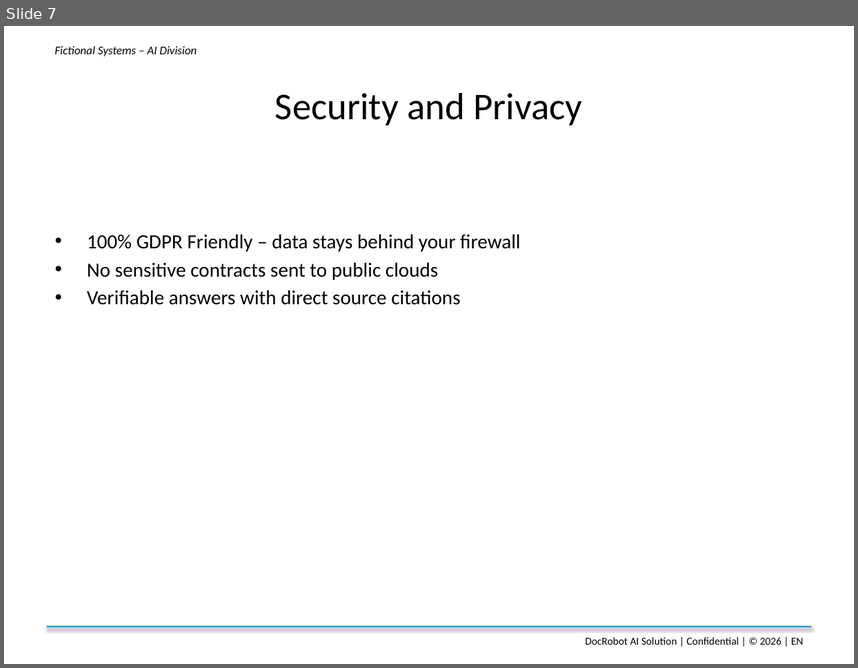
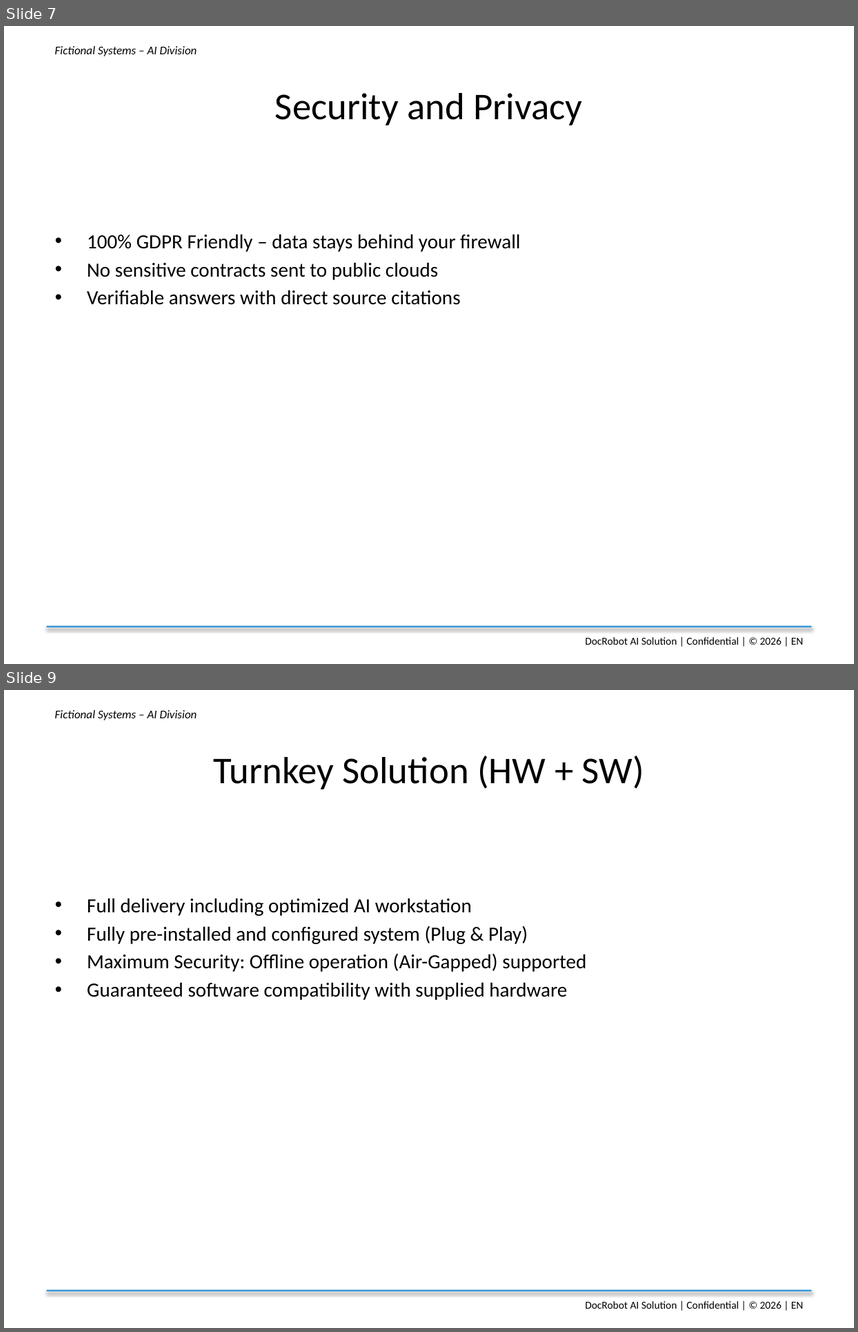
Before and after one commit to hrivnak/fictionalsystems, a slide deck: docs/DocRobot_Presentation_EN.pptx. Shown one above the other, each under a label of ours: slide 7 before the commit, slides 7 and 9 after it; the slides between them are not shown. The pictures are 858x668 and 858x1332 pixels, drawn with LibreOffice and Linux fonts; fonts in the diff are those of the drawing. Boxes give left, top, right and bottom in pixels: in the first picture for what was removed or moved away, otherwise in the second. Text is boxed around its words. In the diff, an @@ line names an element or a change of style, - is before the commit and + after.

Commit message:
FictionalSystems v01.04-r Added "TurnKey solution HW + SW and HW specification"

```diff
--- a/docs/DocRobot_Presentation_EN.pptx
+++ b/docs/DocRobot_Presentation_EN.pptx
@@ slide 9 added at [4, 690, 854, 1328], background #FFFFFF @@
@@ text added at [55, 710, 197, 720], 10 pt, text #000000, italic @@
+Fictional Systems – AI Division
@@ title added at [213, 756, 644, 789], 32 pt, text #000000 @@
+Turnkey Solution (HW + SW)
@@ text added at [87, 898, 586, 1000], 17 pt, text #000000 @@
+• Full delivery including optimized AI workstation
+• Fully pre-installed and configured system (Plug & Play)
+• Maximum Security: Offline operation (Air-Gapped) supported
+• Guaranteed software compatibility with supplied hardware
@@ rectangle added at [47, 1290, 811, 1291], fill #3498DB @@
@@ text added at [585, 1301, 803, 1308], 9 pt, text #000000 @@
+DocRobot AI Solution | Confidential | © 2026 | EN
```
Also in this commit, not shown: 1 slide changed, 1 other slide added, 4 other files.
